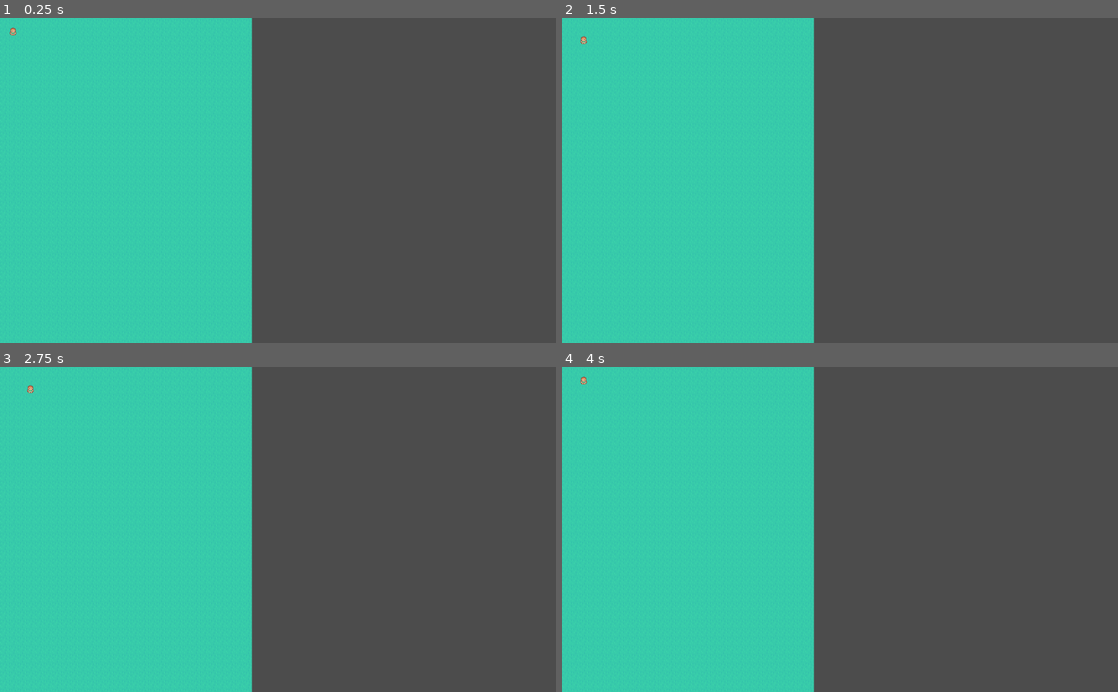
Above: before the commit, frames 1-4 (two rows, left to right).
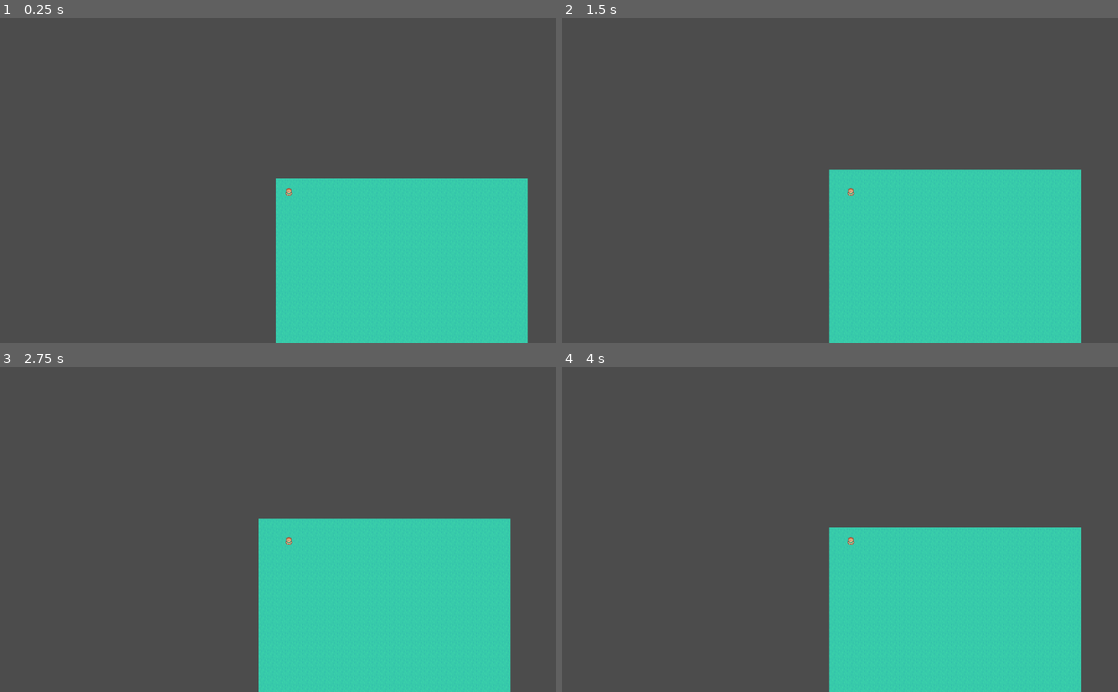
Above: after the commit, the same moments.

Repository: dsg-jam/LD50
Game: Godot game, scene res://scenes/playground.tscn
Same seed, same stepped clock (60 frames per second), same inputs: the game is played once before the commit and once after it. The project has no main scene, so this scene is started directly.
Inputs:
- Up to frame 1 (0.25 s): no input
- Up to frame 2 (1.5 s): tap Enter at 0.5 s; hold Right (move_right) 0.53-1.28 s; tap Space at 1.25 s; hold Down (move_down) from 1.28 s (still down)
- Up to frame 3 (2.75 s): tap Enter at 2 s; release Down (move_down) at 2.03 s; hold Right (move_right) from 2.03 s (still down)
- Up to frame 4 (4 s): tap Space at 2.75 s; release Right (move_right) at 2.78 s; hold Up (move_up) 2.78-3.53 s; tap Enter at 3.5 s; hold Left (move_left) from 3.53 s (still down)

The runs differ from the first frame. In frame 1, 68% of the frame differs, in the area x 0-95%, y 0-100%; in frame 2, 70%, in the area x 0-94%, y 0-100%; in frame 3, 70%; in frame 4, 68%.

Commit message:
Add camera

Diff:
--- a/scenes/playground.tscn
+++ b/scenes/playground.tscn
@@ -65,3 +65,7 @@
 
 [node name="CollisionPolygon2D" type="CollisionPolygon2D" parent="Player"]
 polygon = PoolVector2Array( 0, -6, 3, -6, 5, -4, 5, 0, 6, 2, 6, 8, -6, 8, -6, 2, -5, 0, -5, -4, -3, -6 )
+
+[node name="Camera2D" type="Camera2D" parent="Player"]
+position = Vector2( -20, -20 )
+current = true
